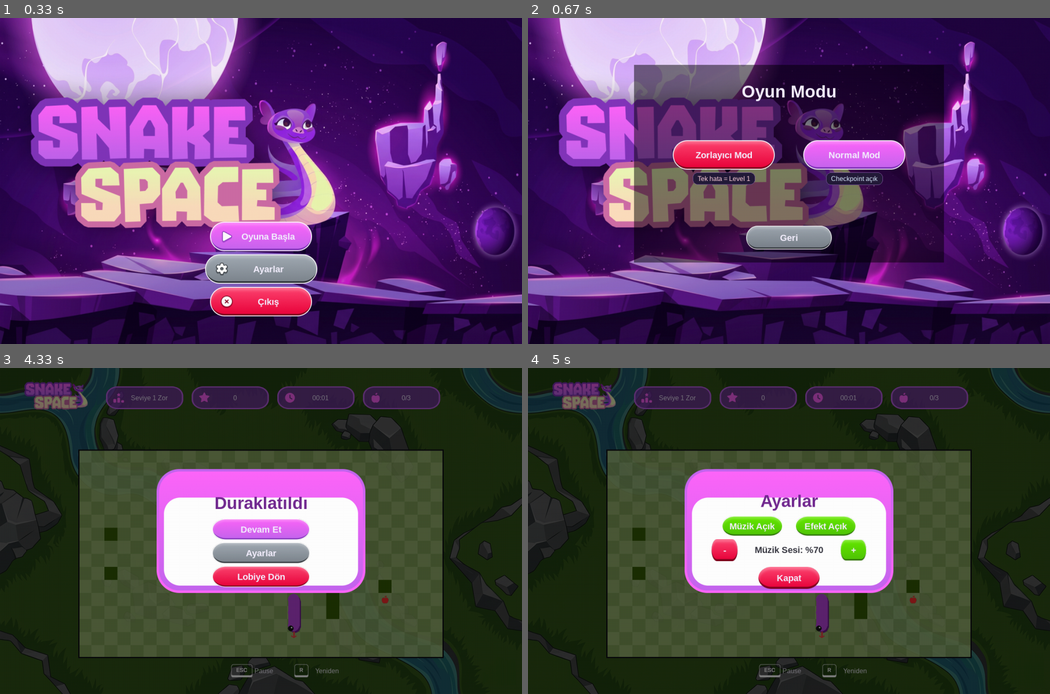
Above: before the commit, frames 1-4 (two rows, left to right).
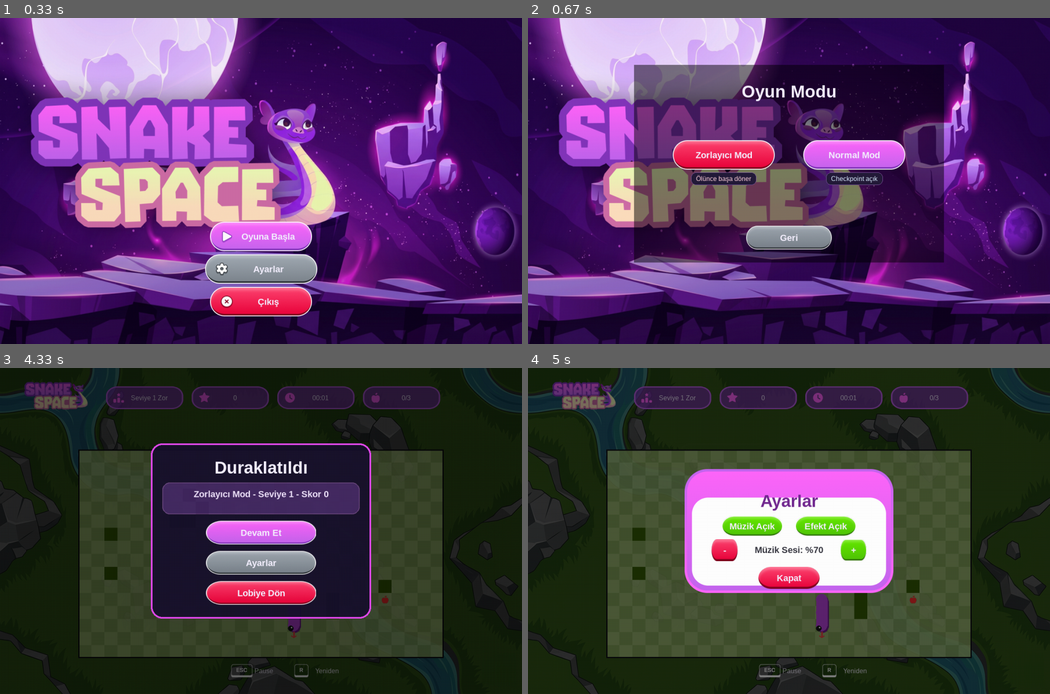
Above: after the commit, the same moments.

Repository: Orkunfbdev/Snake-Space-Pygame-Proje
Game: pygame game, started from main.py
Same seed, same stepped clock (60 frames per second), same inputs: the game is played once before the commit and once after it.
Inputs (mouse positions are in pixels of both pictures, inside the frame that each line leads up to):
- Up to frame 1 (0.33 s): no input
- Up to frame 2 (0.67 s): click "Oyuna Başla" at 0.38 s
- Up to frame 3 (4.33 s): tap 1 at 0.67 s; click (99, 527) at 1.37 s; hold Down 3.8-4.27 s; tap Esc at 4.3 s
- Up to frame 4 (5 s): tap A at 4.7 s

Frame 1 is identical in both runs. In frame 2, 0.2% of the frame differs, in the area x 31-44%, y 47-52%; in frame 3, 22%, in the area x 5-75%, y 4-95%; in frame 4, less than 0.1%.

Commit message:
Improve pause menu UI

Diff:
--- a/oyun.py
+++ b/oyun.py
@@ -517,7 +517,7 @@
         self.mode_back_rect = pygame.Rect(W // 2 - 105, 510, 210, 58)
         self.buton_resimli(self.hard_mode_rect, ("Main Menu", "btn_bg_red.png"), None, "Zorlayıcı Mod")
         self.buton_resimli(self.normal_mode_rect, ("Main Menu", "btn_bg_pink.png"), None, "Normal Mod")
-        self.rozet_yazi("Tek hata = Level 1", self.hard_mode_rect.move(0, 58).center, (255, 210, 220))
+        self.rozet_yazi("Ölünce başa döner", self.hard_mode_rect.move(0, 58).center, (255, 210, 220))
         self.rozet_yazi("Checkpoint açık", self.normal_mode_rect.move(0, 58).center, (220, 235, 255))
         self.buton_resimli(self.mode_back_rect, ("Main Menu", "btn_bg_gray.png"), None, "Geri")
 
@@ -637,14 +637,21 @@
         self.buton_resimli(self.result_action, ("Levels", klasor, btn), None, yazi)
 
     def pause_ciz(self):
-        self.kutu((0, 0, W, H), 130)
-        modal = self.a.al("Settings", "ui_modal_bg.png")
-        r = modal.get_rect(center=(W // 2, H // 2))
-        self.ekran.blit(modal, r)
-        self.yazi("Duraklatıldı", self.buyuk, (115, 42, 145), (W // 2, r.y + 82))
-        self.pause_resume_rect = pygame.Rect(W // 2 - 120, r.y + 122, 240, 52)
-        self.pause_settings_rect = pygame.Rect(W // 2 - 120, r.y + 180, 240, 52)
-        self.pause_lobby_rect = pygame.Rect(W // 2 - 120, r.y + 238, 240, 52)
+        self.kutu((0, 0, W, H), 155)
+        panel = pygame.Rect(W // 2 - 270, H // 2 - 215, 540, 430)
+        kart = pygame.Surface(panel.size, pygame.SRCALPHA)
+        pygame.draw.rect(kart, (24, 17, 45, 238), kart.get_rect(), border_radius=28)
+        pygame.draw.rect(kart, (228, 74, 238, 255), kart.get_rect(), 4, border_radius=28)
+        pygame.draw.rect(kart, (70, 40, 105, 225), (28, 96, panel.w - 56, 78), border_radius=18)
+        pygame.draw.rect(kart, (128, 72, 164, 170), (28, 96, panel.w - 56, 78), 2, border_radius=18)
+        self.ekran.blit(kart, panel)
+        self.yazi("Duraklatıldı", self.buyuk, BEYAZ, (panel.centerx, panel.y + 58))
+        mod = "Zorlayıcı" if self.oyun_modu == "zor" else "Normal"
+        self.yazi(f"{mod} Mod - Seviye {self.level} - Skor {self.puan}", self.font,
+                  (238, 226, 250), (panel.centerx, panel.y + 124))
+        self.pause_resume_rect = pygame.Rect(panel.centerx - 135, panel.y + 190, 270, 58)
+        self.pause_settings_rect = pygame.Rect(panel.centerx - 135, panel.y + 264, 270, 58)
+        self.pause_lobby_rect = pygame.Rect(panel.centerx - 135, panel.y + 338, 270, 58)
         self.buton_resimli(self.pause_resume_rect, ("Main Menu", "btn_bg_pink.png"), None, "Devam Et")
         self.buton_resimli(self.pause_settings_rect, ("Main Menu", "btn_bg_gray.png"), None, "Ayarlar")
         self.buton_resimli(self.pause_lobby_rect, ("Main Menu", "btn_bg_red.png"), None, "Lobiye Dön")
Not shown, changed: SnakeSpace.exe
